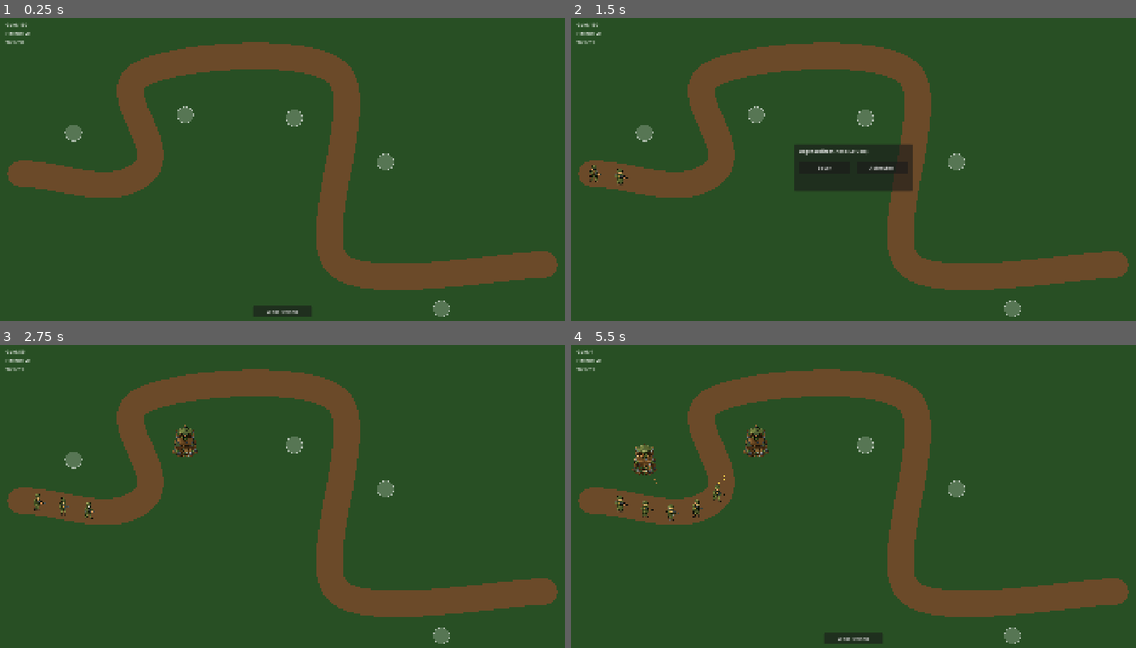
Above: before the commit, frames 1-4 (two rows, left to right).
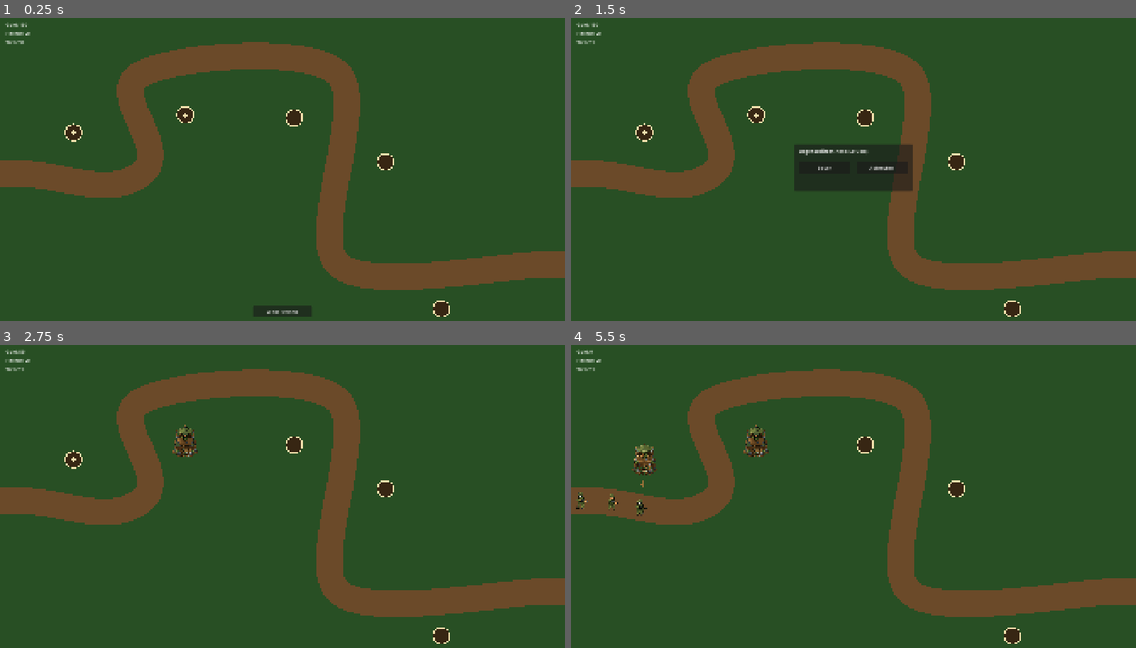
Above: after the commit, the same moments.

Repository: finn1908-ops/jungle-tower-defense
Game: Godot game, scene res://scenes/levels/PrototypeLevel.tscn
Two runs of this game, one before a commit and one after it. Both use one fixed random seed, a clock stepped at 60 frames per second and the inputs below.
Inputs (mouse positions are in pixels of both pictures, inside the frame that each line leads up to):
- Up to frame 1 (0.25 s): no input
- Up to frame 2 (1.5 s): click "Welle starten" at 0.5 s; tap Enter at 1.25 s; move the mouse to (757, 114) at 1.27 s; click (757, 114) at 1.42 s
- Up to frame 3 (2.75 s): click "Bauen" at 2 s
- Up to frame 4 (5.5 s): move the mouse to (864, 444) at 2.77 s; click (864, 444) at 2.92 s; click "Abbrechen" at 3.5 s; move the mouse to (644, 460) at 4.27 s; click (644, 460) at 4.42 s; click "Bauen" at 5 s

The runs differ from the first frame. In frame 1, 1.0% of the frame differs, in the area x 0-100%, y 29-99%; in frame 2, 1.2%; in frame 3, 1.1%; in frame 4, 1.6%, in the area x 0-100%, y 1-99%.

Commit message:
Vertical Slice Teil 3: Lesbarkeits-Fixes fuer Pfad, Slot-Marker, Lebensbalken
Pfad-Enden ragen jetzt 300 Einheiten (>= geforderte 150) ueber den
1920x1080-Sichtbereich hinaus, per zwei zusaetzlichen geraden
Curve2D-Segmenten vor/nach der bisherigen sichtbaren Streckenfuehrung.
Diese selbst sowie alle Turm-Slot-Positionen bleiben unveraendert -
Gegner tauchen/verschwinden dadurch nicht mehr sichtbar im Feld.

TowerSlot-Marker fuer freie Slots deutlich sichtbarer gemacht: dunkler
Erdton-Kreis mit hellem 4px-Rand und Kreuz-Symbol statt kaum erkennbarem
hellen Halbtransparenz-Kreis auf gruenem Untergrund.

WaveManager streut das Spawn-Delay pro Gegner um randf_range(-0.2, 0.2)
Sekunden (min. 0), Basis-Delay bleibt unveraendert in den Wave-.tres-
Dateien - verhindert perfekte Gegner-Ketten.

Lebensbalken in EnemyBase.gd auf 46x7 Einheiten vergroessert plus 1px
dunkler Rahmen, Werte als Konstanten in EnemyBase, Position weiterhin
ueber EnemyConfig.health_bar_offset.

Mit einem temporaeren, nicht eingecheckten Headless-Testharness
verifiziert: Pfad-Enden-Abstand, unveraenderte Slot-Positionen, kompletter
Sieg- und Game-Over-Durchlauf, kein Gegner sichtbar innerhalb der ersten/
letzten 150 Pfad-Einheiten, sowie (per kurzzeitigem Debug-Log, danach
wieder entfernt) nachweisbare Streuung der effektiven Spawn-Delays.

Diff:
--- a/scripts/entities/EnemyBase.gd
+++ b/scripts/entities/EnemyBase.gd
@@ -100,13 +100,21 @@
 func _on_game_over() -> void:
 	_game_over = true
 
-## Schmaler Lebensbalken ueber dem Kopf, nur sichtbar bei Schaden.
+const _HEALTH_BAR_WIDTH := 46.0
+const _HEALTH_BAR_HEIGHT := 7.0
+const _HEALTH_BAR_BORDER_WIDTH := 1.0
+const _HEALTH_BAR_BORDER_COLOR := Color(0.08, 0.05, 0.04, 0.9)
+const _HEALTH_BAR_BG_COLOR := Color(0.6, 0.08, 0.08)
+const _HEALTH_BAR_FILL_COLOR := Color(0.15, 0.75, 0.2)
+
+## Lebensbalken ueber dem Kopf, nur sichtbar bei Schaden. Position weiterhin
+## ueber config.health_bar_offset (EnemyConfig, pro Gegnertyp einstellbar).
 func _draw() -> void:
 	if config == null or _is_dead or hp <= 0 or hp >= _max_hp:
 		return
-	var bar_width := 40.0
-	var bar_height := 5.0
-	var top_left := Vector2(-bar_width / 2.0, -config.health_bar_offset)
+	var top_left := Vector2(-_HEALTH_BAR_WIDTH / 2.0, -config.health_bar_offset)
+	var size := Vector2(_HEALTH_BAR_WIDTH, _HEALTH_BAR_HEIGHT)
 	var ratio: float = float(hp) / float(_max_hp)
-	draw_rect(Rect2(top_left, Vector2(bar_width, bar_height)), Color(0.6, 0.08, 0.08))
-	draw_rect(Rect2(top_left, Vector2(bar_width * ratio, bar_height)), Color(0.15, 0.75, 0.2))
+	draw_rect(Rect2(top_left, size), _HEALTH_BAR_BG_COLOR)
+	draw_rect(Rect2(top_left, Vector2(_HEALTH_BAR_WIDTH * ratio, _HEALTH_BAR_HEIGHT)), _HEALTH_BAR_FILL_COLOR)
+	draw_rect(Rect2(top_left, size), _HEALTH_BAR_BORDER_COLOR, false, _HEALTH_BAR_BORDER_WIDTH)
--- a/scripts/entities/TowerSlot.gd
+++ b/scripts/entities/TowerSlot.gd
@@ -39,8 +39,20 @@
 	queue_redraw()
 	return refund
 
+const _MARKER_RADIUS := 28.0
+const _MARKER_FILL := Color(0.22, 0.14, 0.07, 0.95)
+const _MARKER_BORDER := Color(0.95, 0.88, 0.68, 1.0)
+const _MARKER_BORDER_WIDTH := 4.0
+const _MARKER_CROSS_LENGTH := 18.0
+const _MARKER_CROSS_WIDTH := 4.0
+
+## Deutlich sichtbarer Platzhalter-Marker fuer freie Slots: dunkler
+## Erdton-Kreis mit hellem Rand und Kreuz, damit er auf gruenem Untergrund
+## sofort auffaellt.
 func _draw() -> void:
 	if is_occupied:
 		return
-	draw_circle(Vector2.ZERO, 28.0, Color(1.0, 1.0, 1.0, 0.22))
-	draw_arc(Vector2.ZERO, 28.0, 0.0, TAU, 32, Color(1.0, 1.0, 1.0, 0.55), 2.0)
+	draw_circle(Vector2.ZERO, _MARKER_RADIUS, _MARKER_FILL)
+	draw_arc(Vector2.ZERO, _MARKER_RADIUS, 0.0, TAU, 48, _MARKER_BORDER, _MARKER_BORDER_WIDTH)
+	draw_line(Vector2(-_MARKER_CROSS_LENGTH / 2.0, 0.0), Vector2(_MARKER_CROSS_LENGTH / 2.0, 0.0), _MARKER_BORDER, _MARKER_CROSS_WIDTH)
+	draw_line(Vector2(0.0, -_MARKER_CROSS_LENGTH / 2.0), Vector2(0.0, _MARKER_CROSS_LENGTH / 2.0), _MARKER_BORDER, _MARKER_CROSS_WIDTH)
--- a/scripts/systems/PrototypeLevel.gd
+++ b/scripts/systems/PrototypeLevel.gd
@@ -13,14 +13,19 @@
 	_build_path()
 
 ## Geschwungene Streckenfuehrung innerhalb des 1920x1080-Spielfelds, Tangenten
-## per Catmull-Rom-Handles gesetzt statt scharfer 90-Grad-Ecken.
+## per Catmull-Rom-Handles gesetzt statt scharfer 90-Grad-Ecken. Vor dem
+## ersten und nach dem letzten sichtbaren Punkt haengen zwei gerade
+## Off-Screen-Segmente (300 Einheiten, >= 150 gefordert), damit Gegner nicht
+## sichtbar im Feld auftauchen/verschwinden.
 func _build_path() -> void:
 	var curve := Curve2D.new()
-	curve.add_point(Vector2(70, 540), Vector2.ZERO, Vector2(140, 0))
+	curve.add_point(Vector2(-300, 540), Vector2.ZERO, Vector2(140, 0))
+	curve.add_point(Vector2(70, 540), Vector2(-140, 0), Vector2(140, 0))
 	curve.add_point(Vector2(480, 540), Vector2(-110.8, 85.6), Vector2(110.8, -85.6))
 	curve.add_point(Vector2(480, 200), Vector2(-124.8, 63.4), Vector2(124.8, -63.4))
 	curve.add_point(Vector2(1150, 200), Vector2(-100.5, -97.5), Vector2(100.5, 97.5))
 	curve.add_point(Vector2(1150, 850), Vector2(-104.6, -93.1), Vector2(104.6, 93.1))
-	curve.add_point(Vector2(1850, 850), Vector2(-140, 0), Vector2.ZERO)
+	curve.add_point(Vector2(1850, 850), Vector2(-140, 0), Vector2(140, 0))
+	curve.add_point(Vector2(2220, 850), Vector2(-140, 0), Vector2.ZERO)
 	_enemy_path.curve = curve
 	_path_visual.points = curve.get_baked_points()
--- a/scripts/systems/WaveManager.gd
+++ b/scripts/systems/WaveManager.gd
@@ -16,6 +16,8 @@
 var _all_waves_spawned: bool = false
 var _level_completed: bool = false
 var _alive_enemies: int = 0
+
+const _SPAWN_DELAY_JITTER := 0.2
 
 func _ready() -> void:
 	enemy_path = get_node_or_null(enemy_path_node) as Path2D
@@ -43,7 +45,8 @@
 			if _game_over:
 				return
 			_spawn_enemy(entry.enemy_scene)
-			await get_tree().create_timer(entry.delay).timeout
+			var effective_delay: float = max(0.0, entry.delay + randf_range(-_SPAWN_DELAY_JITTER, _SPAWN_DELAY_JITTER))
+			await get_tree().create_timer(effective_delay).timeout
 	if _game_over:
 		return
 	_current_wave_index += 1
